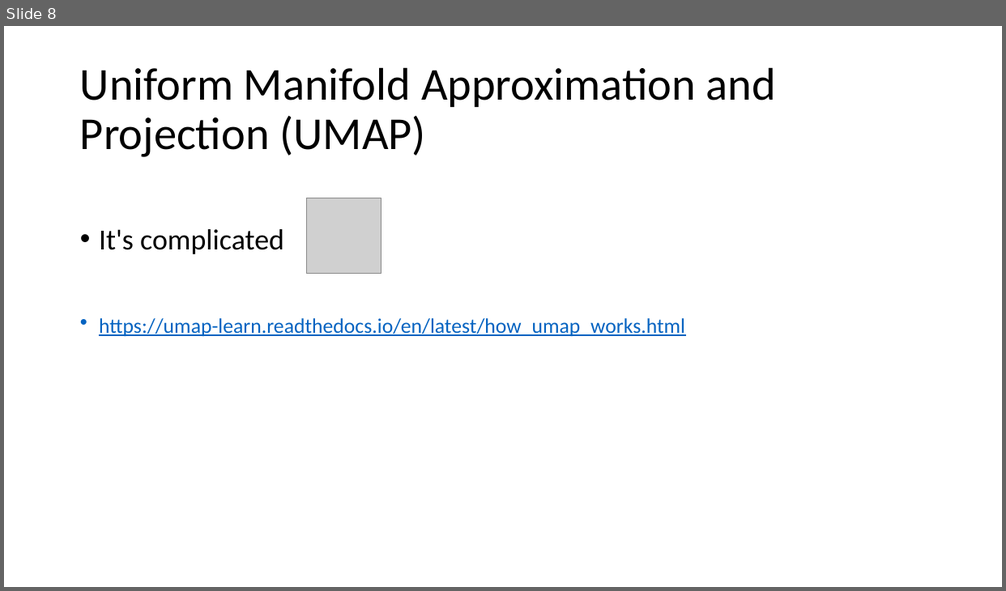
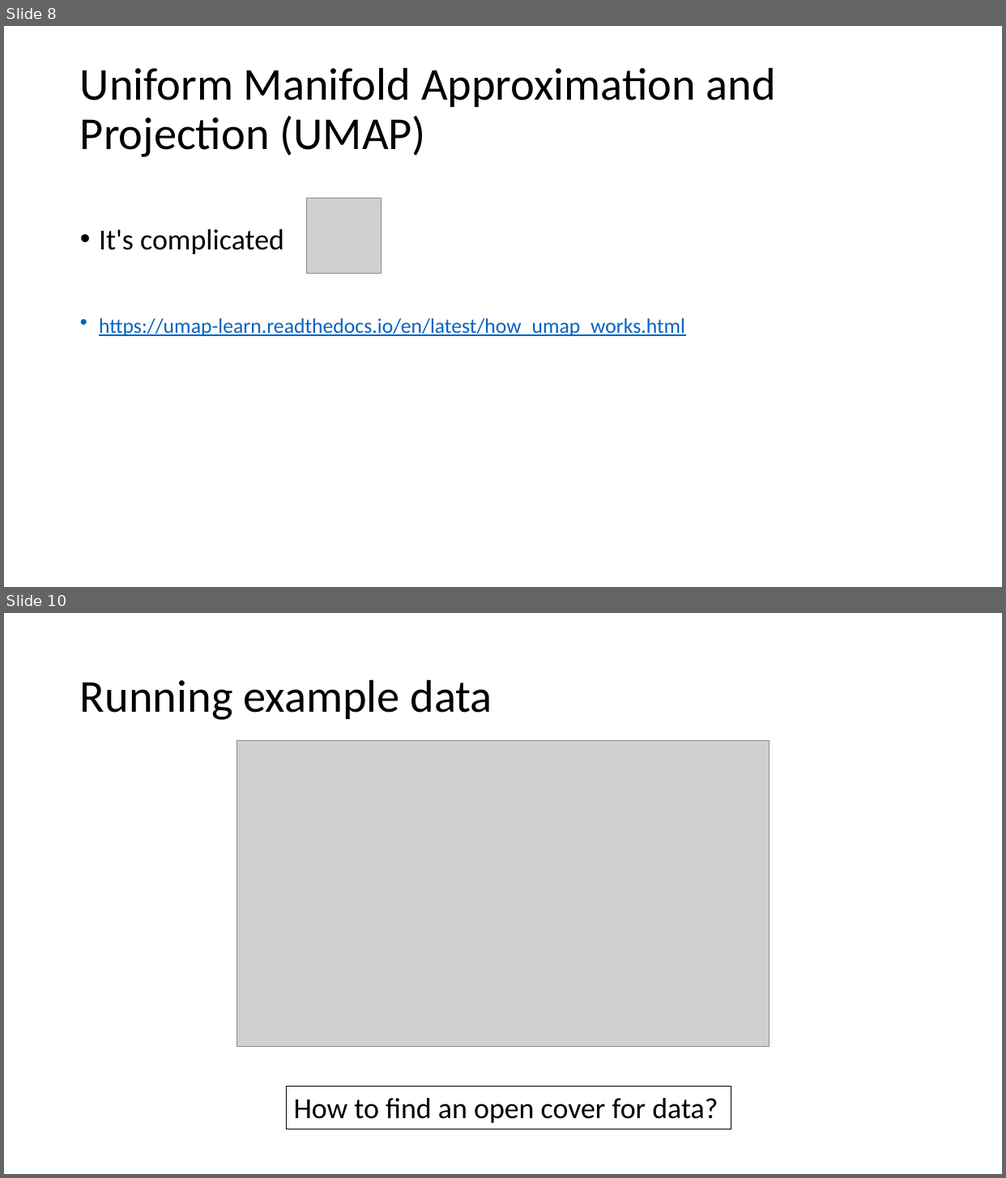
Before and after one commit to gjbex/Machine-learning-with-Python, a slide deck: dimensionality_reduction.pptx. Shown one above the other, each under a label of ours: slide 8 before the commit, slides 8 and 10 after it; the slides between them are not shown. The pictures are 1006x591 and 1006x1178 pixels, drawn with LibreOffice and Linux fonts; fonts in the diff are those of the drawing; grey boxes stand for pictures. Boxes give left, top, right and bottom in pixels: in the first picture for what was removed or moved away, otherwise in the second. Text is boxed around its words. In the diff, an @@ line names an element or a change of style, - is before the commit and + after.

```diff
--- a/dimensionality_reduction.pptx
+++ b/dimensionality_reduction.pptx
@@ slide 10 added at <box>4,613,1002,1174</box>, background #FFFFFF @@
@@ title added at <box>80,679,492,720</box>, 44 pt, text #000000 @@
+Running example data
@@ picture added at <box>236,741,769,1046</box> @@
@@ rectangle added at <box>286,1086,731,1129</box>, outline #000000 0.75 pt, 28 pt, text #000000 @@
+How to find an open cover for data?
```
Also in this commit, not shown: 5 other slides added.
